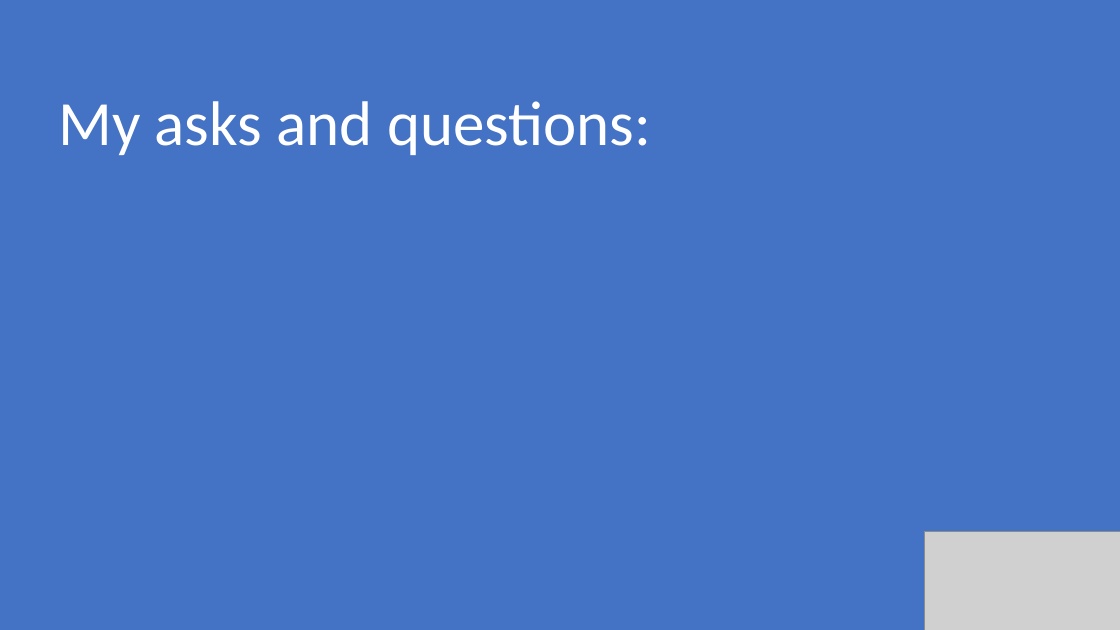
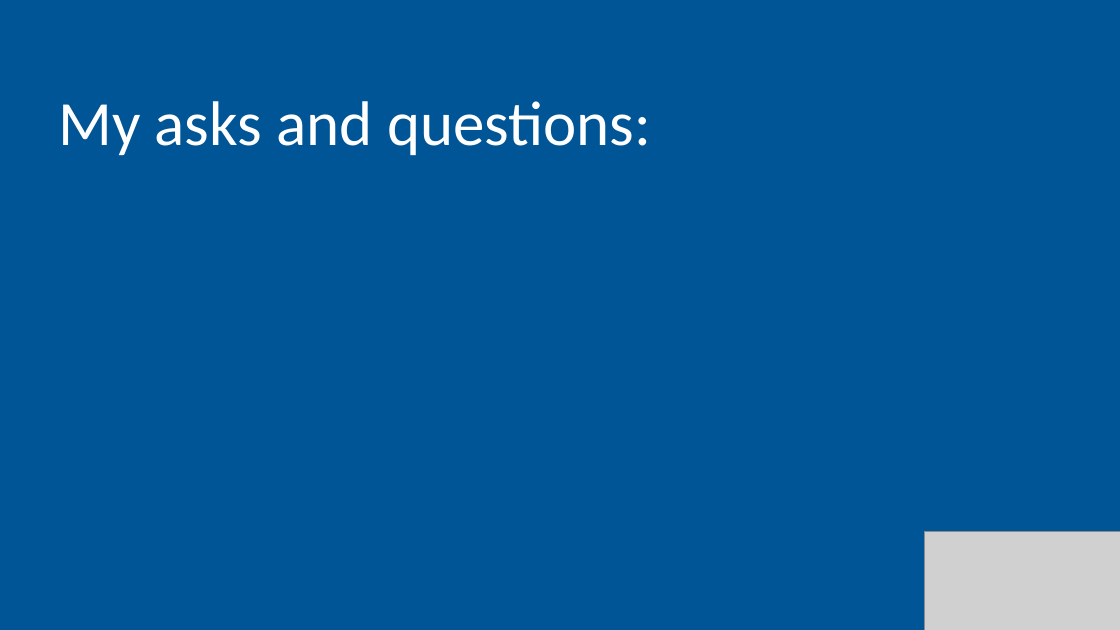
Before and after one commit to pulcher/dotnet-5-with-a-slice-of-pi, a slide deck: slide 15 of dotet-4-with-a-slice-of-pi.pptx. Drawn at 1120x630 pixels with LibreOffice and Linux fonts; fonts in the diff are those of the drawing; grey boxes stand for pictures. Boxes give left, top, right and bottom in pixels: in the first picture for what was removed or moved away, otherwise in the second. Text is boxed around its words. In the diff, an @@ line names an element or a change of style, - is before the commit and + after.

```diff
--- a/dotet-4-with-a-slice-of-pi.pptx
+++ b/dotet-4-with-a-slice-of-pi.pptx
@@ background #4472C4 to #005596 @@
```
Also in this commit, not shown: 11 other slides changed, 4 slides added, 4 slides removed, 3 other files.
